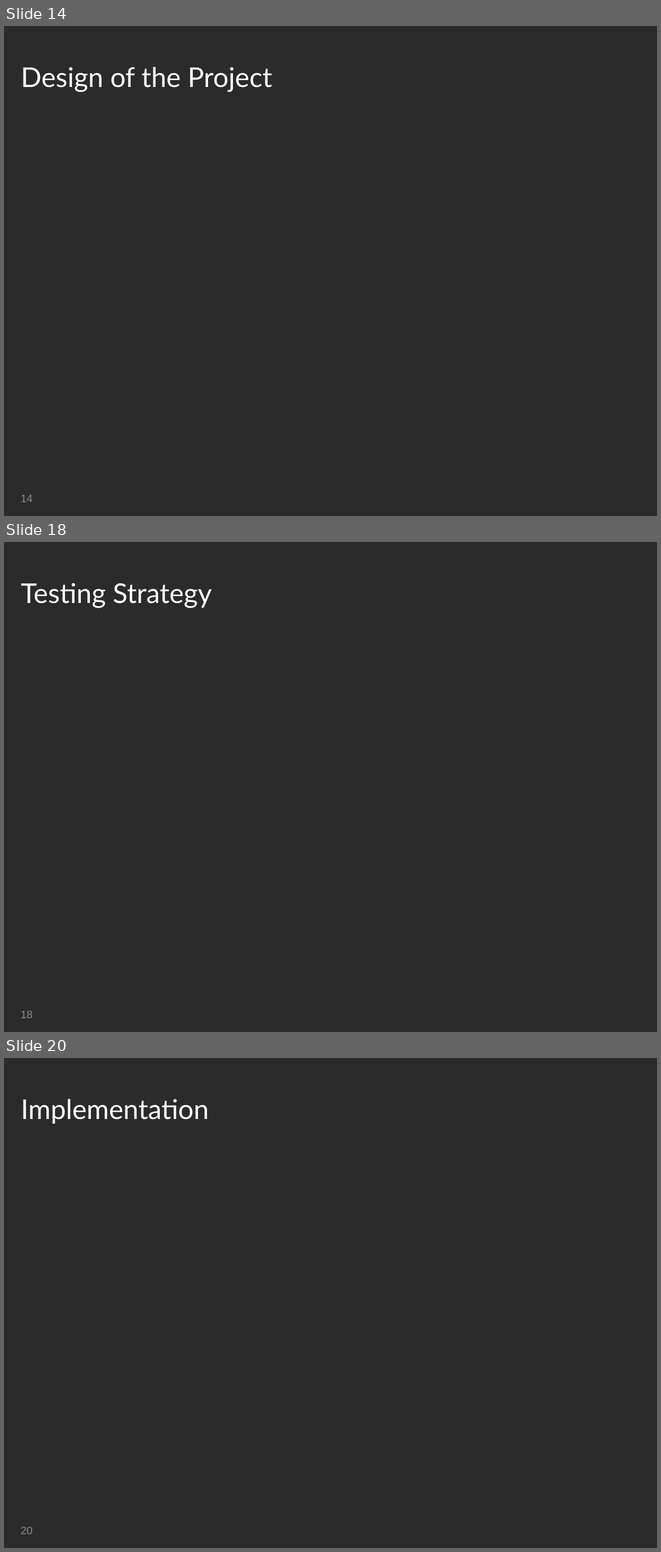
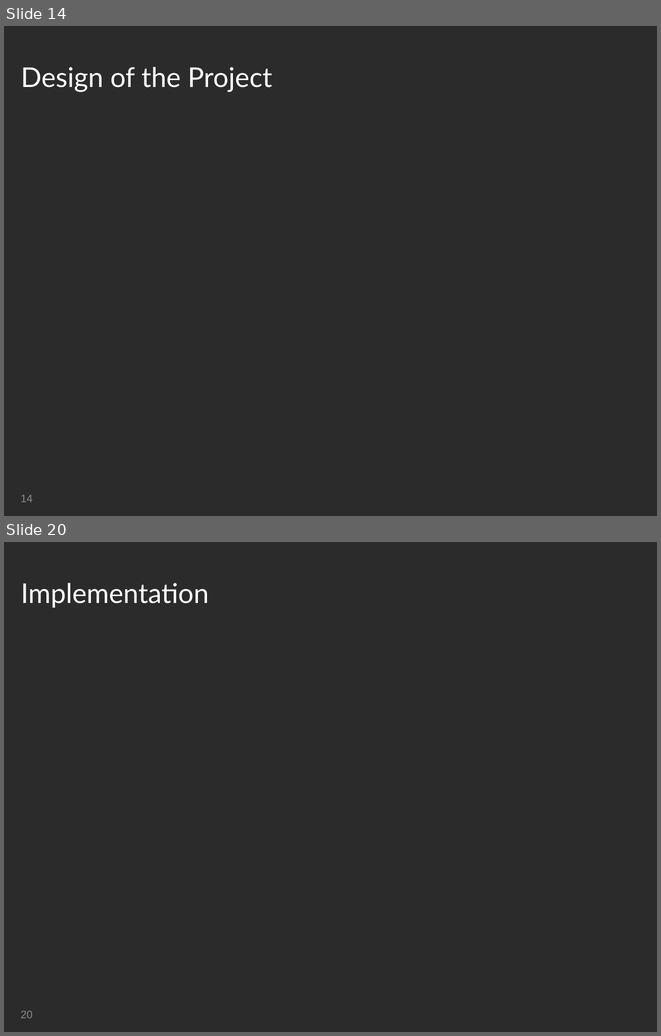
Before and after one commit to mateuszgolab/applications-in-high-end-computing, a slide deck: Presentation/Group Presentation - Csaba.ppt. Shown one above the other, each under a label of ours: slides 14, 18 and 20 before the commit, slides 14 and 20 after it; the slides between them are not shown. The pictures are 661x1552 and 661x1036 pixels, drawn with LibreOffice and Linux fonts; fonts in the diff are those of the drawing; background and template pictures are left out; a plain dark background stands for a picture behind light text. Boxes give left, top, right and bottom in pixels: in the first picture for what was removed or moved away, otherwise in the second. Text is boxed around its words. In the diff, an @@ line names an element or a change of style, - is before the commit and + after.

```diff
--- a/Presentation/Group Presentation - Csaba.ppt
+++ b/Presentation/Group Presentation - Csaba.ppt
@@ slide 18 removed at (4,542,657,1032), background picture (left out); not listed: 1 template element that a slide beside it also shows @@
@@ title removed at (21,583,212,608) @@
-Testing Strategy
@@ page number removed at (20,1011,33,1018) @@
-18
```
Also in this commit, not shown: 1 slide changed, 4 slides added, 3 other slides removed.
